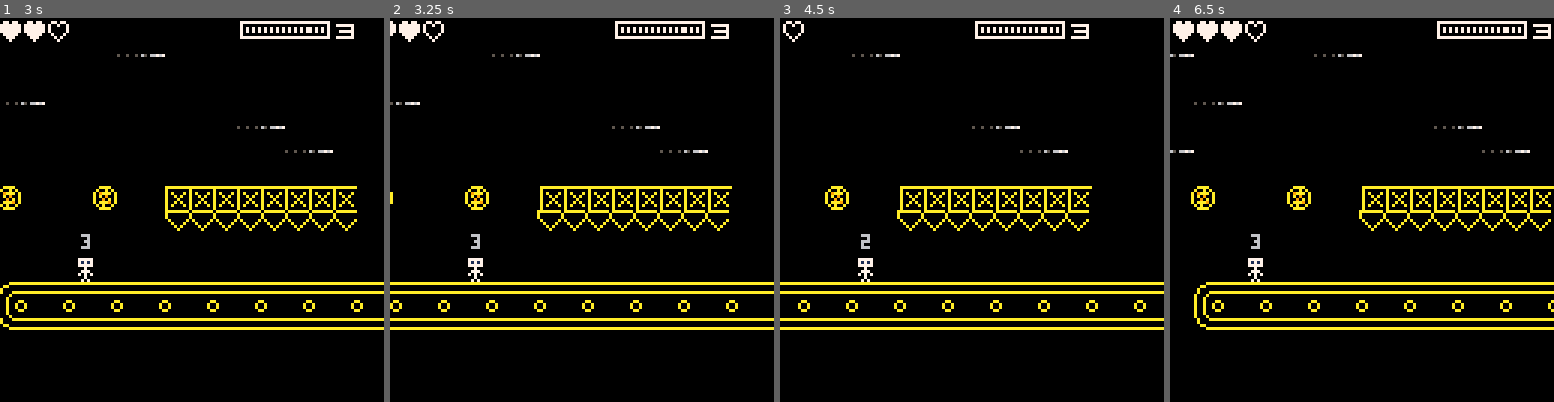
Above: before the commit, frames 1-4 (left to right).
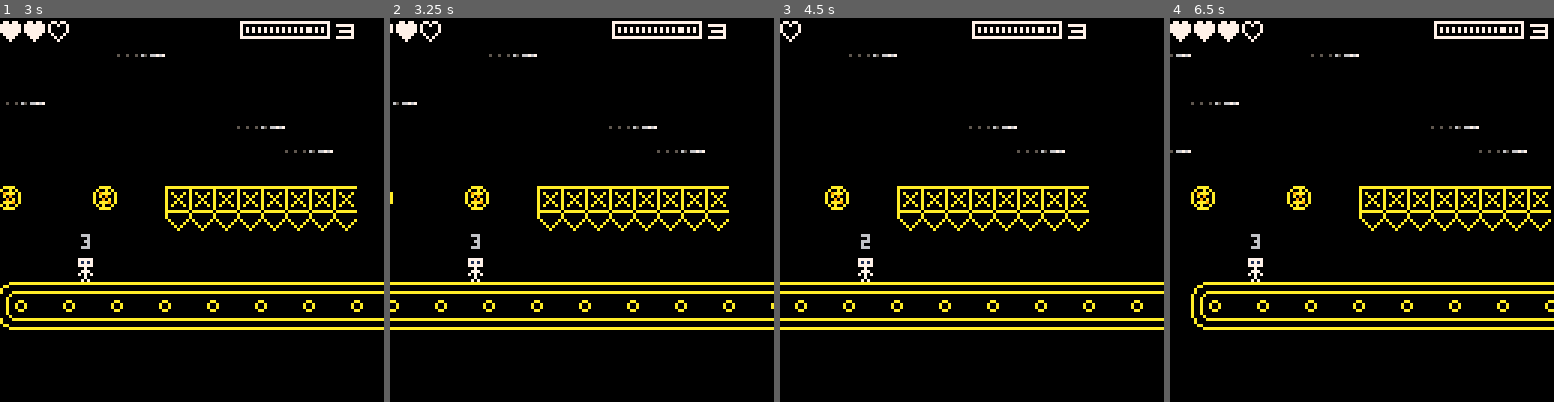
Above: after the commit, the same moments.

Repository: amurf/beltboy
Game: PICO-8 cartridge beltboy.p8
The game is run twice, just before and just after one commit, with the same random seed, the same clock (stepped at 60 frames per second) and the same inputs.
Inputs:
- Up to frame 1 (3 s): tap X (X key) at 0.33, 1.07, 1.85, 2.97 s; tap O (Z key) at 0.7, 1.7, 2.1, 2.5, 2.9 s; hold Right 1.6-2.1 s; hold Up 2.15-2.42 s; hold Right from 2.47 s (still down)
- Up to frame 2 (3.25 s): release Right at 3.03 s; hold Left from 3.08 s (still down)
- Up to frame 3 (4.5 s): tap O (Z key) at 3.3, 3.7, 4.1 s; release Left at 3.58 s; hold Right from 4.02 s (still down); tap X (X key) at 4.08 s
- Up to frame 4 (6.5 s): tap O (Z key) every 0.4 s from 4.5 to 6.1 s; release Right at 4.68 s; hold Up 4.73-5.03 s; hold Left 5.08-5.68 s; tap X (X key) at 5.2, 6.32 s; hold Right from 6.08 s (still down)

Frame 1 is identical in both runs. In frame 2, 3.3% of the frame differs, in the area x 0-100%, y 0-77%; in frame 3, 3.1%; in frame 4, 3.8%, in the area x 0-100%, y 0-82%.

Commit message:
map func should be after camera

Diff:
--- a/game.lua
+++ b/game.lua
@@ -37,11 +37,12 @@
 
 function game_draw()
     cls()
-    map(0, 0, 0, 0)
 
     -- wip camera
     camera_offset = 3 * 8
     camera(player.x * 8 - camera_offset , 0)
+
+    map(0, 0, 0, 0)
 
     -- slightly insane
     print(flr(player.jump_timer), player.x * 8 + 3, player.y * 8 - 1 * 8)
